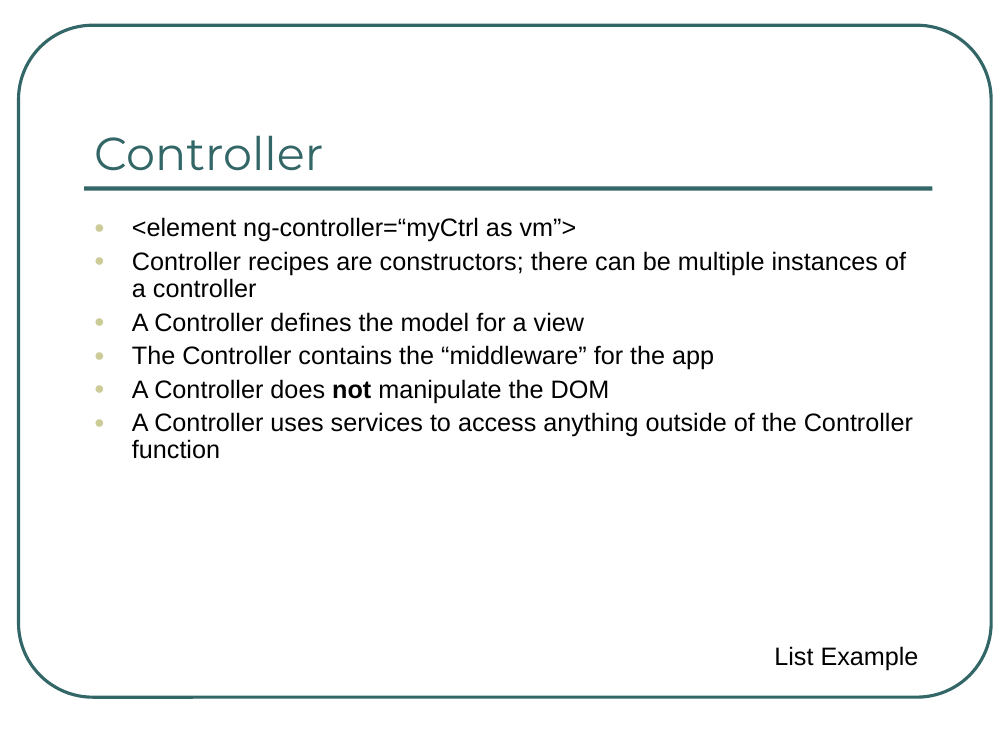
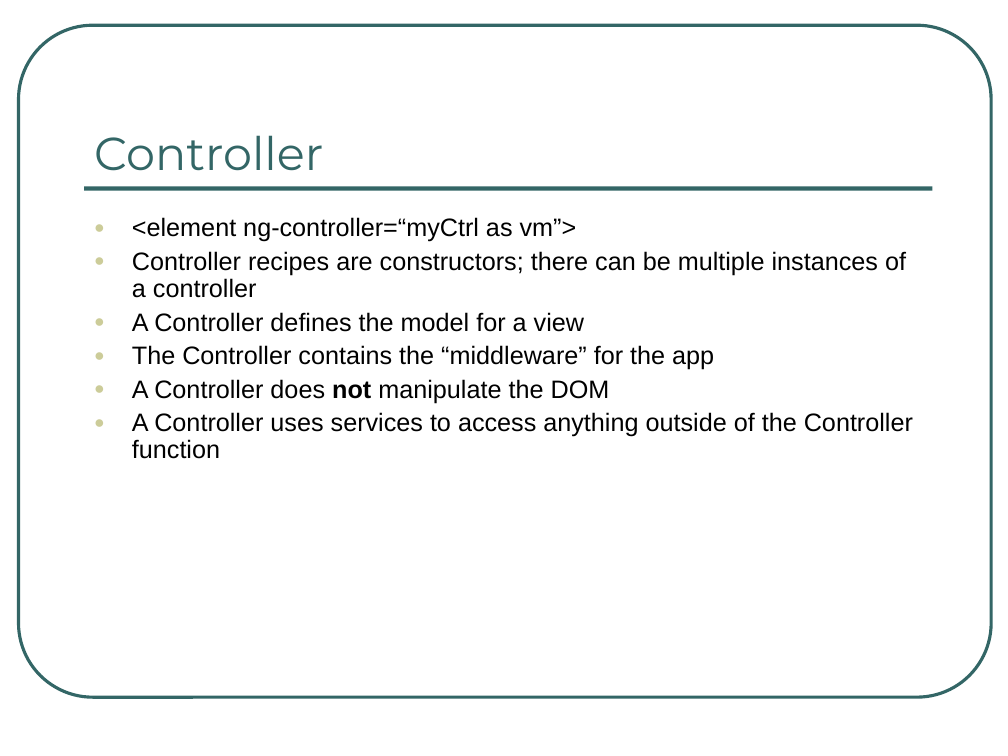
Before and after one commit to ng-al/AngularIntroApp, a slide deck: slide 19 of AngularJS Intro.ppt (slide 13 before the commit). Drawn at 1008x756 pixels with LibreOffice and Linux fonts; fonts in the diff are those of the drawing. Boxes give left, top, right and bottom in pixels: in the first picture for what was removed or moved away, otherwise in the second. Text is boxed around its words. In the diff, an @@ line names an element or a change of style, - is before the commit and + after.

```diff
--- a/AngularJS Intro.ppt
+++ b/AngularJS Intro.ppt
@@ text removed at bbox=[774, 646, 919, 670] @@
-List Example
```
Also in this commit, not shown: 12 other slides changed, 12 slides added, 4 slides removed.
